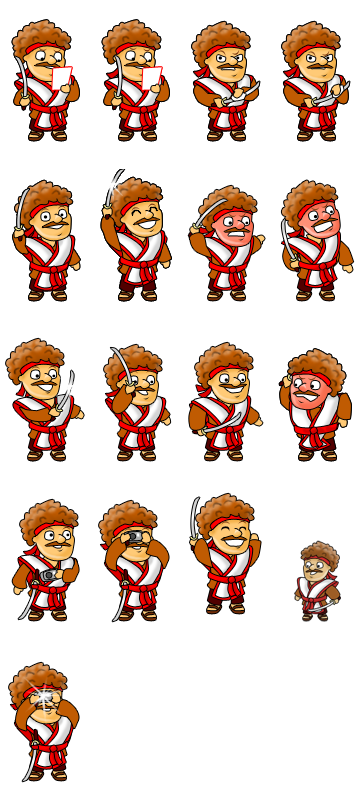
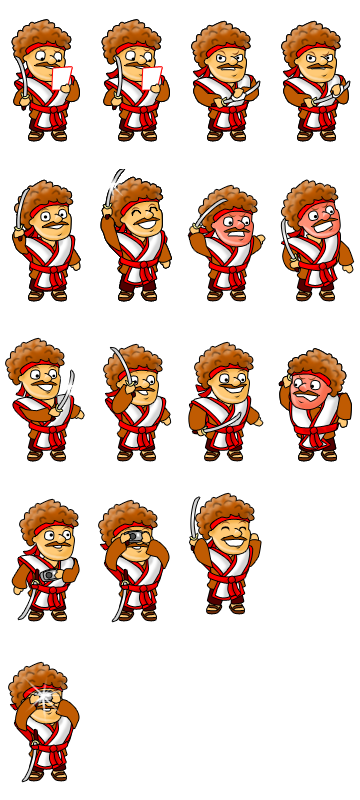
Revision of a layered 360px x 800px image; what changed, layer by layer:
hid "Слой 13" over [294, 540, 341, 622]
